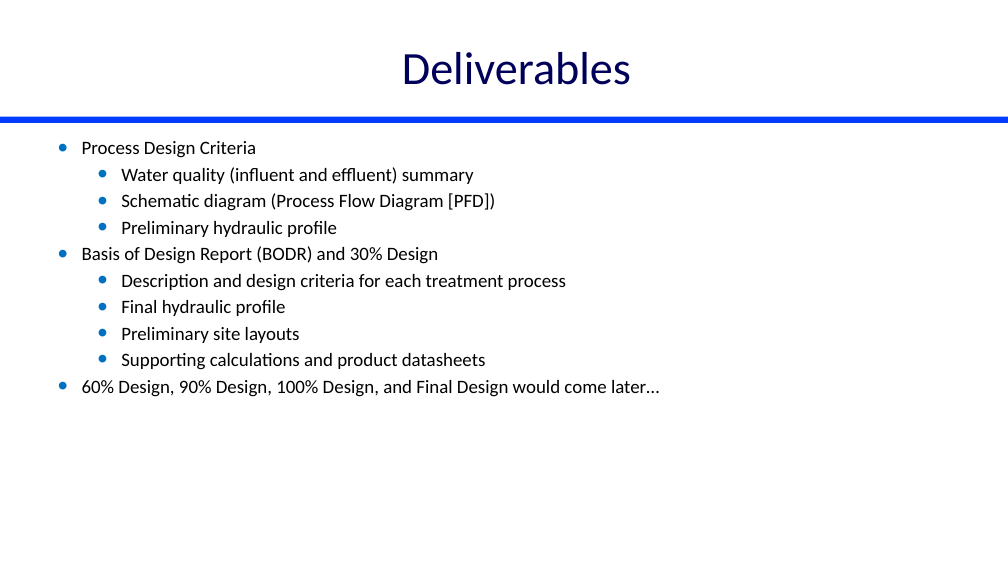
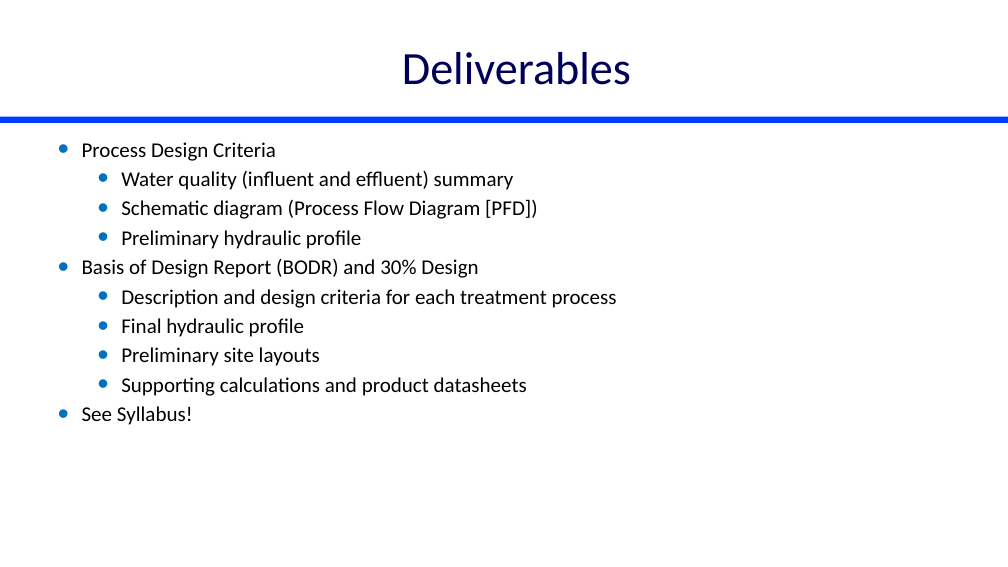
Before and after one commit to monroews/CEE4590, a slide deck: slide 5 of Lectures/Project Introduction.pptx (slide 9 before the commit). Drawn at 1008x567 pixels with LibreOffice and Linux fonts; fonts in the diff are those of the drawing. Boxes give left, top, right and bottom in pixels: in the first picture for what was removed or moved away, otherwise in the second. Text is boxed around its words. In the diff, an @@ line names an element or a change of style, - is before the commit and + after.

Commit message:
lectures

```diff
--- a/Lectures/Project Introduction.pptx
+++ b/Lectures/Project Introduction.pptx
@@ text at (82, 142, 617, 396): size 18 to 20 pt @@
@@ text at (82, 406, 193, 425): text changed; size 18 to 20 pt @@
-• 60% Design, 90% Design, 100% Design, and Final Design would come later…
+• See Syllabus!
```
Also in this commit, not shown: 1 other slide changed, 2 slides removed, 1 other file.
